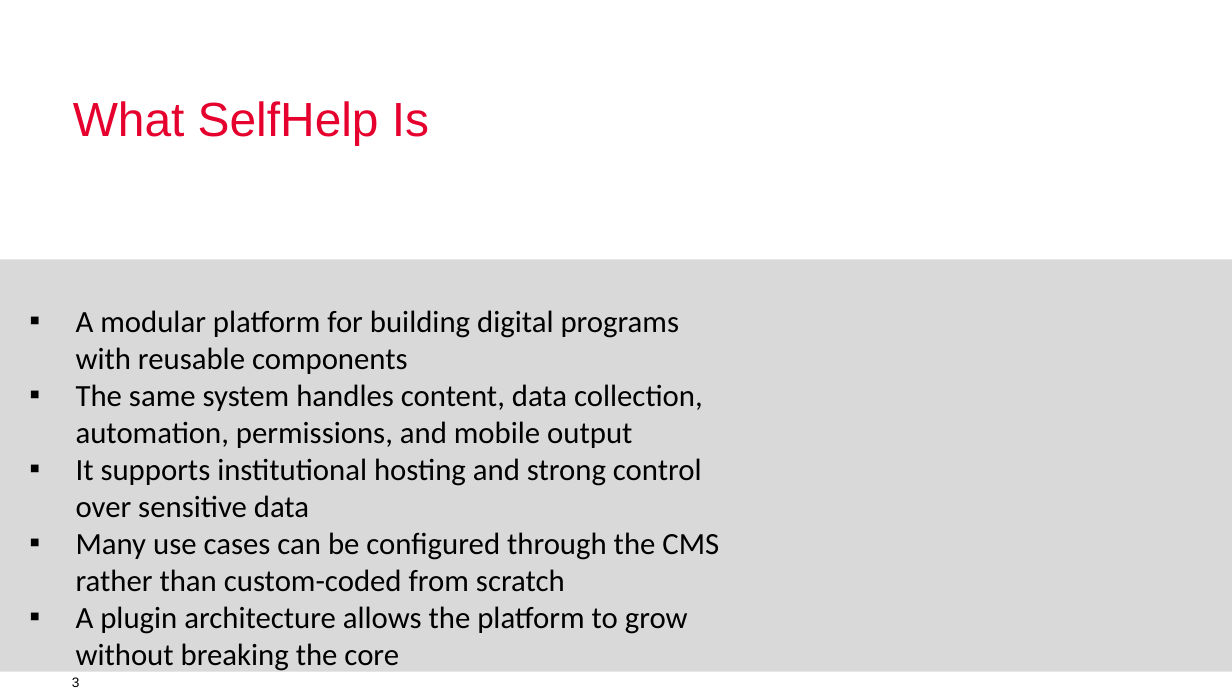
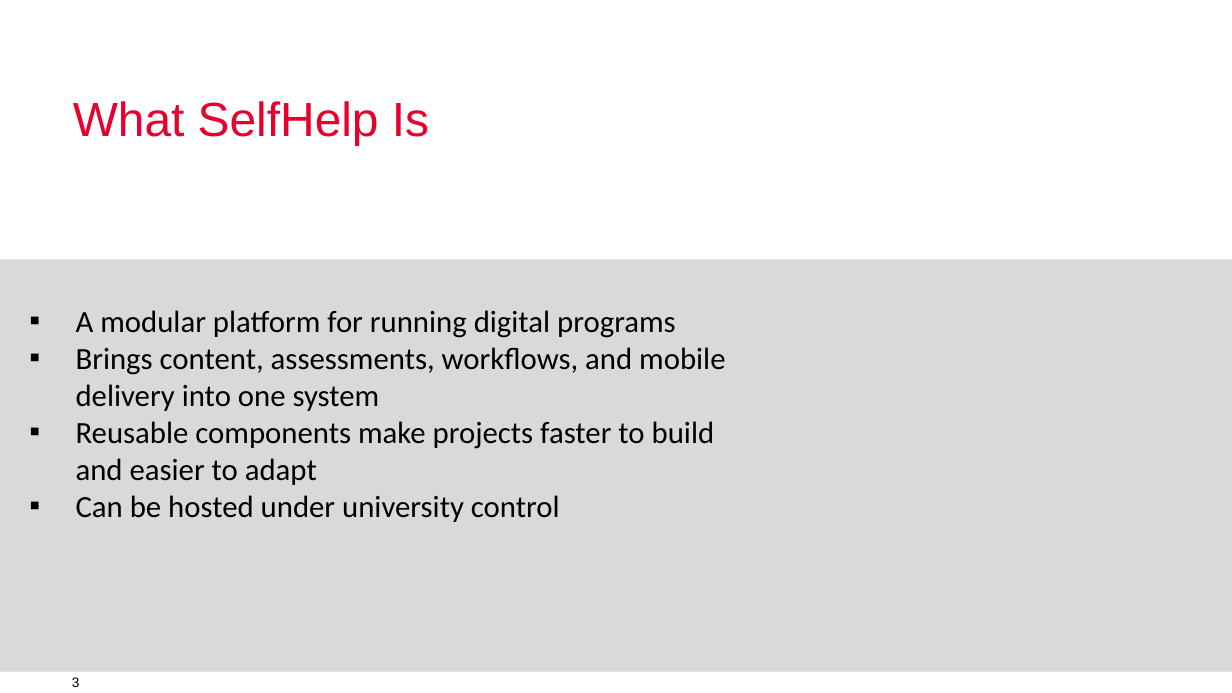
Before and after one commit to humdek-unibe-ch/sh-docs-presentations, a slide deck: slide 3 of SelfHelp-2026.pptx. Drawn at 1232x693 pixels with LibreOffice and Linux fonts; fonts in the diff are those of the drawing; background and template pictures are left out. Boxes give left, top, right and bottom in pixels: in the first picture for what was removed or moved away, otherwise in the second. Text is boxed around its words. In the diff, an @@ line names an element or a change of style, - is before the commit and + after.

```diff
--- a/SelfHelp-2026.pptx
+++ b/SelfHelp-2026.pptx
@@ text at <box>76,310,725,522</box>: text changed @@
-▪ A modular platform for building digital programs with reusable components
-▪ The same system handles content, data collection, automation, permissions, and mobile output
-▪ It supports institutional hosting and strong control over sensitive data
-▪ Many use cases can be configured through the CMS rather than custom-coded from scratch
-▪ A plugin architecture allows the platform to grow without breaking the core
+▪ A modular platform for running digital programs
+▪ Brings content, assessments, workflows, and mobile delivery into one system
+▪ Reusable components make projects faster to build and easier to adapt
+▪ Can be hosted under university control
```
Also in this commit, not shown: 10 other slides changed, 2 slides removed, 2 other files.
